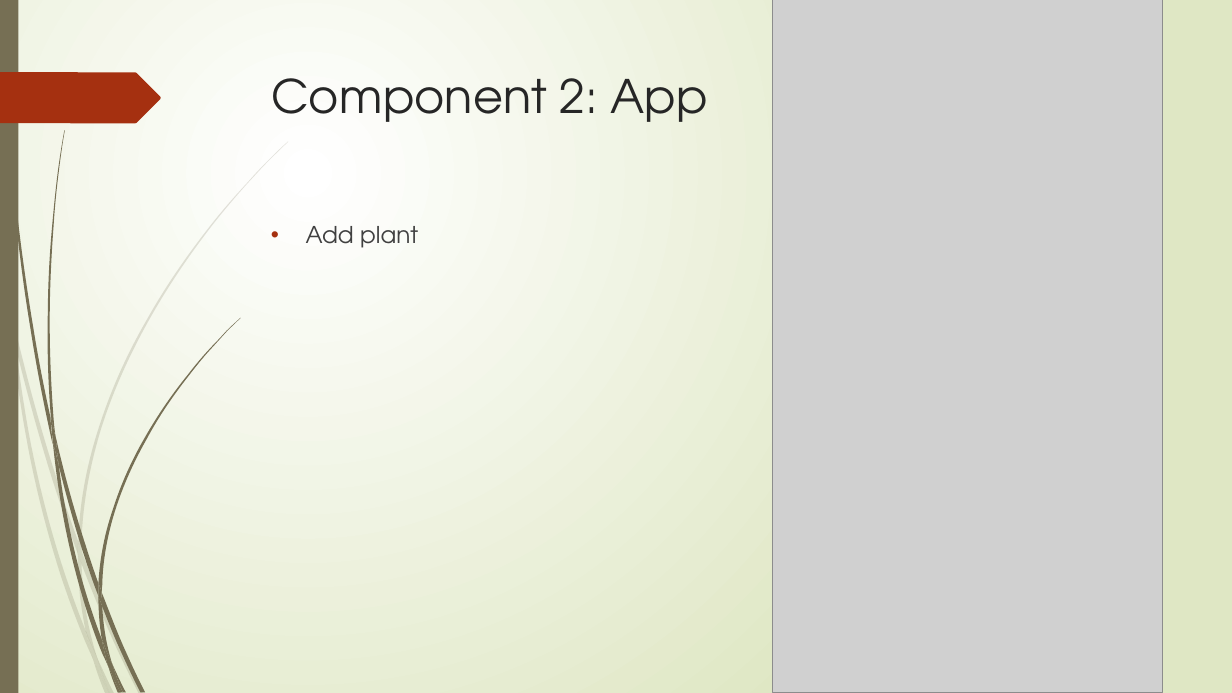
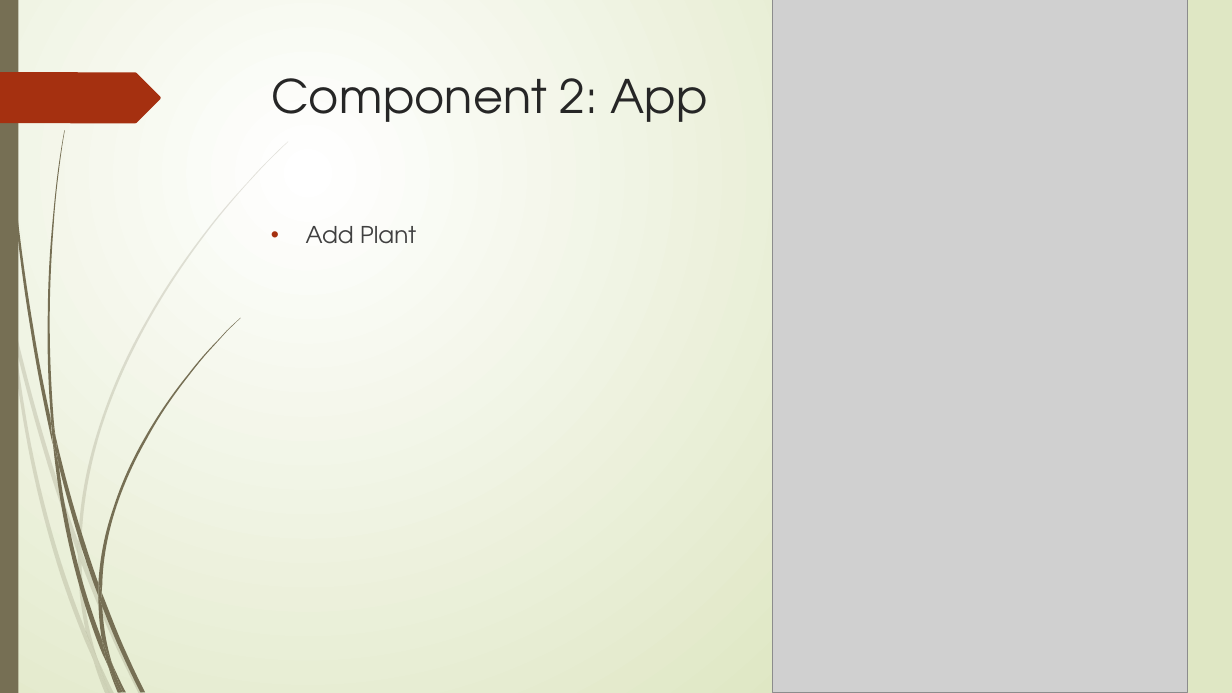
Before and after one commit to jdkirklanduwyo/SeniorDesignGroup2, a slide deck: slide 7 of Documents/Presentation.pptx (slide 10 before the commit). Drawn at 1232x693 pixels with LibreOffice and Linux fonts; fonts in the diff are those of the drawing; grey boxes stand for pictures. Boxes give left, top, right and bottom in pixels: in the first picture for what was removed or moved away, otherwise in the second. Text is boxed around its words. In the diff, an @@ line names an element or a change of style, - is before the commit and + after.

```diff
--- a/Documents/Presentation.pptx
+++ b/Documents/Presentation.pptx
@@ picture: place and size @@
-picture at [773, 0, 1163, 693]
+picture at [773, 0, 1188, 693]
@@ text at [306, 226, 416, 244]: text changed @@
-• Add plant
+• Add Plant
```
Also in this commit, not shown: 5 other slides changed, 2 slides added, 1 slide removed.
